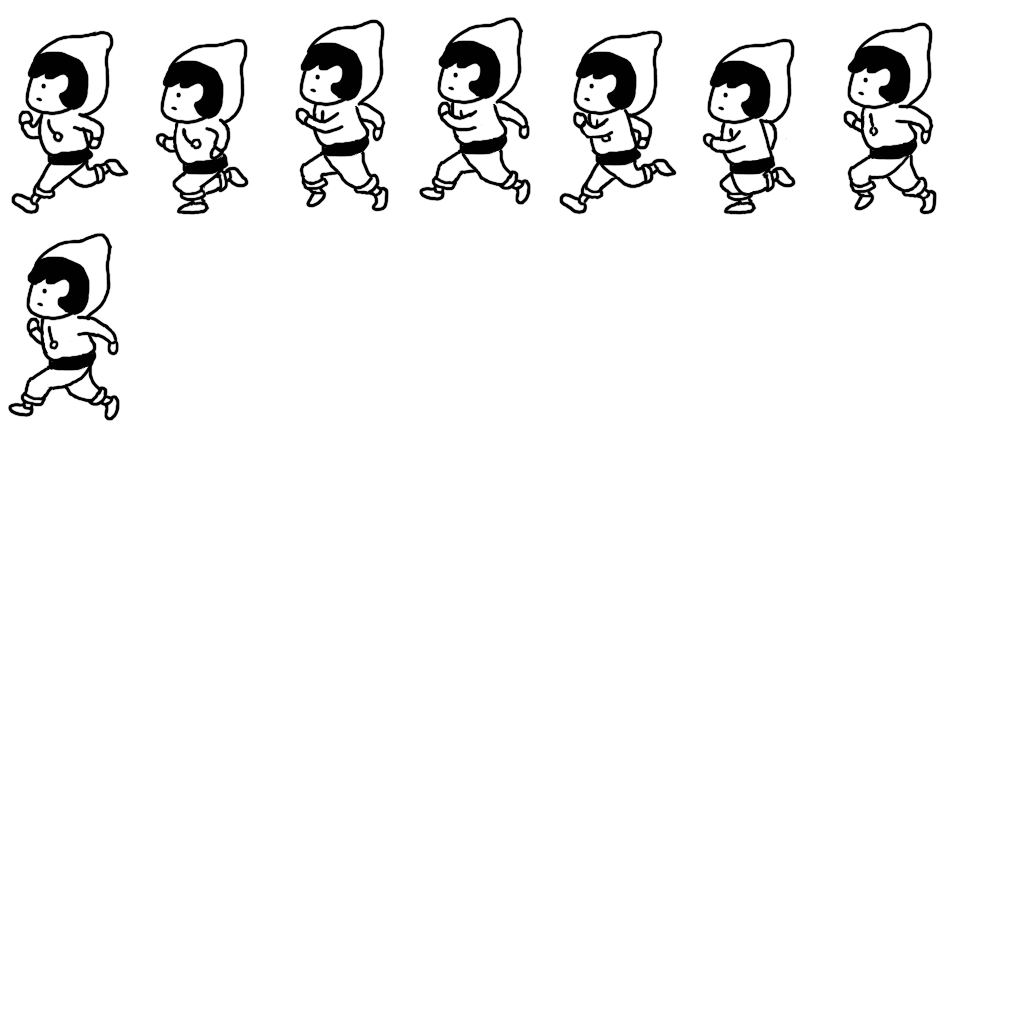
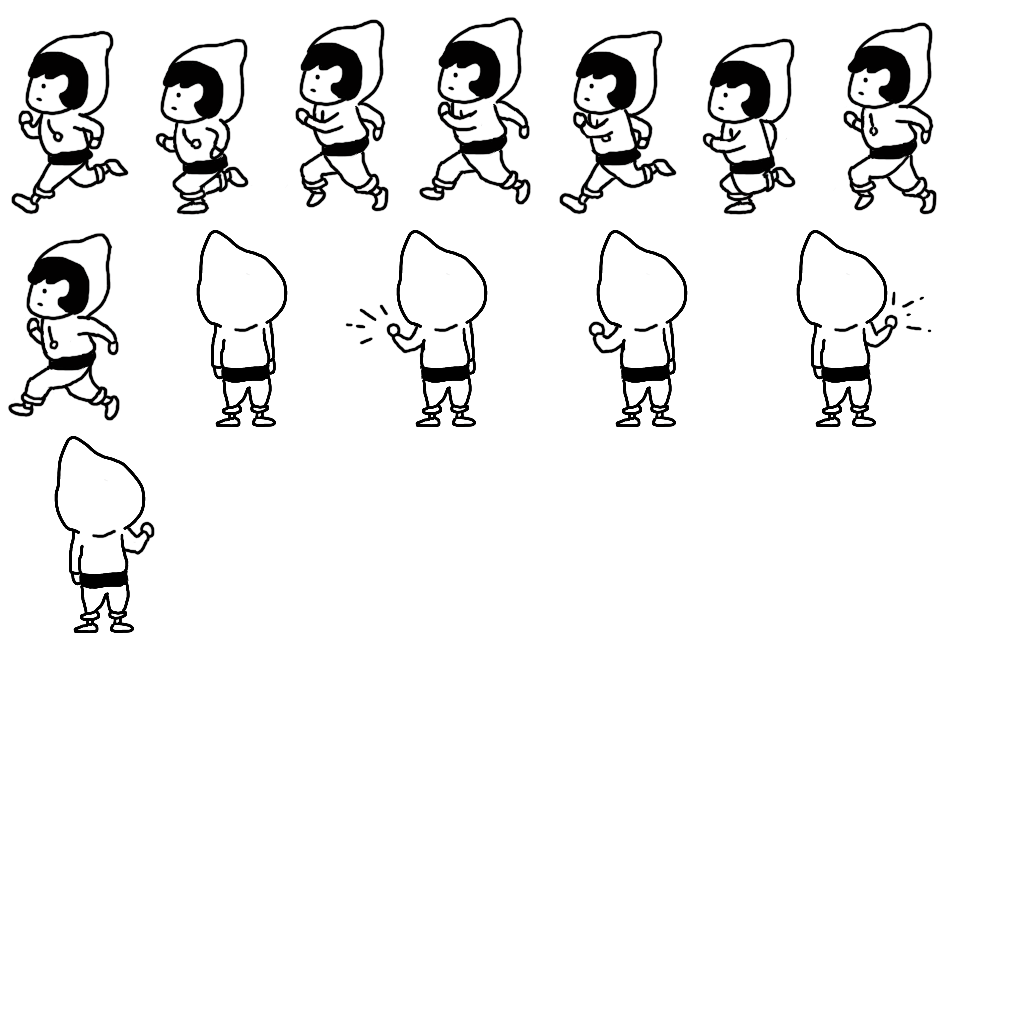
Revision of a layered w=1024, h=1024 image; what changed, layer by layer:
added group "ノック" with 11 layers above "走り" over 54, 230, 932, 633
added layer "右2" in group "ノック" over 54, 436, 155, 633
added layer "右1" in group "ノック" over 796, 230, 932, 427
added layer "左2" in group "ノック" over 588, 230, 688, 427
added layer "左1" in group "ノック" over 345, 230, 488, 427
added layer "後ろ" in group "ノック" over 196, 230, 288, 427
added group "走り" with 33 layers above "背景" over 196, 230, 932, 427
